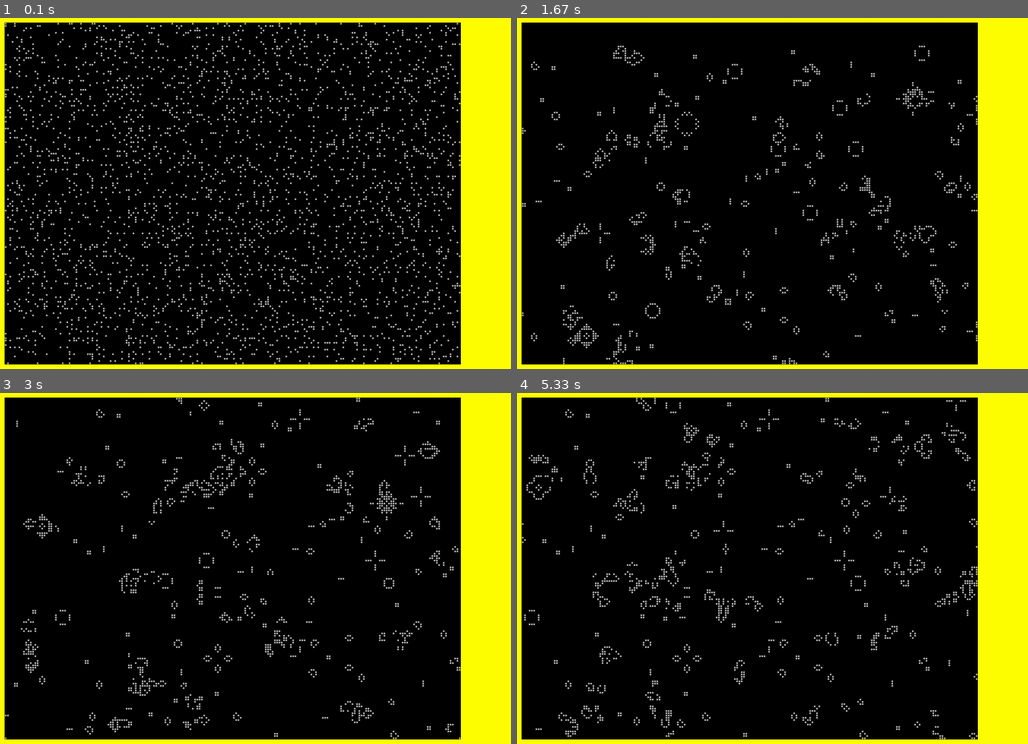
Above: before the commit, frames 1-4 (two rows, left to right).
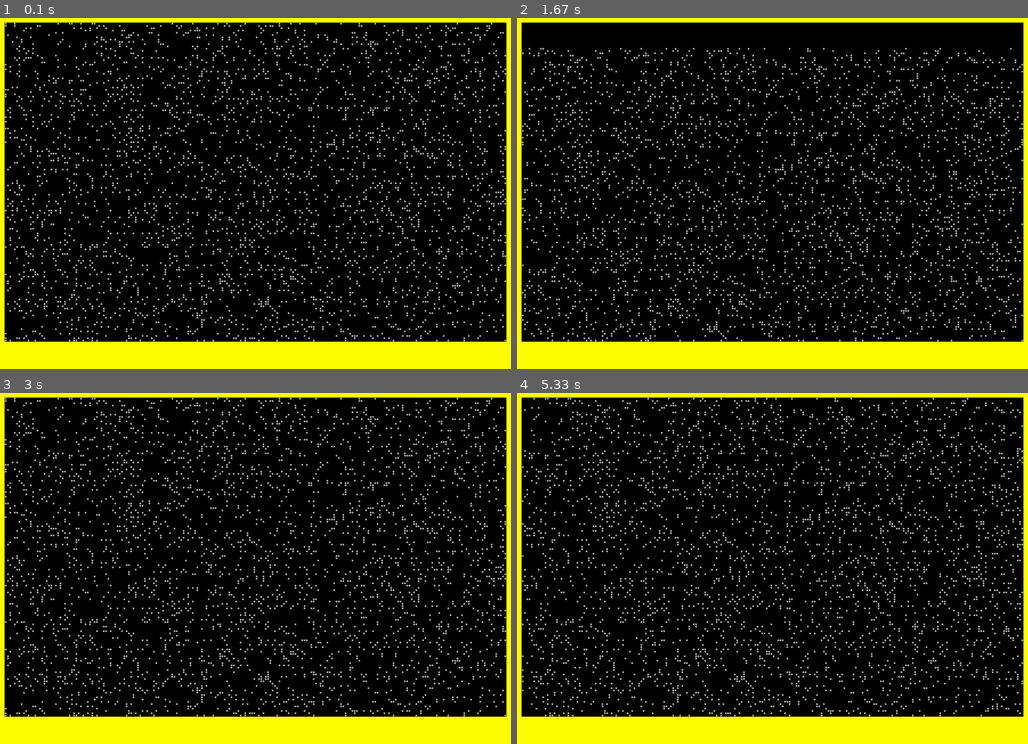
Above: after the commit, the same moments.

Repository: Paul-Asto/Conways-Game-of-Life-in-Python-PyGame
Game: pygame game, started from main.py
Same seed, same stepped clock (60 frames per second), same inputs: the game is played once before the commit and once after it.
Inputs:
- Up to frame 1 (0.1 s): no input
- Up to frame 2 (1.67 s): hold Right 0.33-0.8 s; hold Up 0.83-1.13 s; hold Right 1.17-1.63 s
- Up to frame 3 (3 s): hold Left 1.67-2.2 s; hold Down 2.23-2.53 s; hold Left 2.57-2.97 s
- Up to frame 4 (5.33 s): hold Up 3-3.37 s; hold Right 3.4-4.03 s; hold Down 4.07-4.43 s; hold Left 4.47-4.93 s; hold Right from 4.97 s (still down)

The runs differ from the first frame. In frame 1, 14% of the frame differs, in the area x 0-100%, y 1-99%; in frame 2, 25%; in frame 3, 25%; in frame 4, 26%.

Commit message:
Se añade la funcionalidad de zoom en el mundo

Diff:
--- a/demo_main.py
+++ b/demo_main.py
@@ -2,10 +2,10 @@
 from src.core.infinite_board import ConwaysInfiniteBoard
 from src.data_cells import coords_random_cells
 
-from src.cardinal import gen_coord_off_matriz
+from src.coordinate import gen_coord_off_matriz
 
 
-from src.cardinal import (
+from src.coordinate import (
     Coord,
     VECTOR_DOWN,
     VECTOR_LEFT,
@@ -62,33 +62,61 @@
     *coords_random_cells
 )
 
-ciclos = 1
 
-while True:
-    print("\033[H\033[J", end="")
-    print(view_board.view())
-    print()
-    print(f"Coordenada: actual: ", view_board.coords[0].value)
-    print(f"Total de celdas vivas: {len(game.board.content)}")
 
-    if len(game.board.content) == 0:
-        break
 
-    if keyboard.is_pressed("up"):
-        view_board.mov_coords(VECTOR_UP)
+import asyncio
 
-    if keyboard.is_pressed("down"):
-        view_board.mov_coords(VECTOR_DOWN)
+async def main():
 
-    if keyboard.is_pressed("left"):
-        view_board.mov_coords(VECTOR_LEFT)
 
-    if keyboard.is_pressed("right"):
-        view_board.mov_coords(VECTOR_RIGHT)
+    task_1 = asyncio.create_task(read_events())
+    task_2 = asyncio.create_task(update_screen())
 
-    ciclos += 1
+    await task_1
+    await task_2
 
-    game.next_turn()
-    sleep(0.1)
 
-print("Ciclos totales: ", ciclos)
+
+async def read_events():
+    while True:
+        if len(game.board.content) == 0:
+            break
+
+        if keyboard.is_pressed("up"):
+            view_board.mov_coords(VECTOR_UP)
+
+        if keyboard.is_pressed("down"):
+            view_board.mov_coords(VECTOR_DOWN)
+
+        if keyboard.is_pressed("left"):
+            view_board.mov_coords(VECTOR_LEFT)
+
+        if keyboard.is_pressed("right"):
+            view_board.mov_coords(VECTOR_RIGHT)
+
+        await asyncio.sleep(0.01)
+
+
+async def update_screen():
+    ciclos = 1
+    while True:
+        print("\033[H\033[J", end="")
+        print(view_board.view())
+        print()
+        print(f"Coordenada: actual: ", view_board.coords[0].value)
+        print(f"Total de celdas vivas: {len(game.board.content)}")
+
+        if len(game.board.content) == 0:
+            break
+
+        ciclos += 1
+
+        game.next_turn()
+        await asyncio.sleep(0.1)
+
+    print("Ciclos totales: ", ciclos)
+
+
+
+asyncio.run(main())
--- a/main.py
+++ b/main.py
@@ -13,7 +13,8 @@
 
 view_board = ViewBoard(
     topleft= (50, 20),
-    size= (150, 200),
+    size= (1100, 700),
+    view_size= (1100, 700),
     size_cell=(5, 5),
     )
 
--- a/src/core/game.py
+++ b/src/core/game.py
@@ -1,5 +1,5 @@
 from src.core.infinite_board import ConwaysInfiniteBoard
-from src.cardinal import (
+from src.coordinate import (
     Coord,
 
     VECTOR_UP,
--- a/src/ui/app.py
+++ b/src/ui/app.py
@@ -5,7 +5,7 @@
 from time import sleep
 from src.colors import COLOR_BLACK, COLOR_WHITE
 import asyncio
-from src.cardinal import (
+from src.coordinate import (
     VECTOR_LEFT,
     VECTOR_DOWN,
     VECTOR_UP,
@@ -17,19 +17,44 @@
     def __init__(self, size_window: tuple[int, int], game: ConwayGame, view_board: ViewBoard):
         self.screen: pg.Surface = pg.display.set_mode(size_window, pg.RESIZABLE | pg.DOUBLEBUF)
         self.game: ConwayGame = game
+        self.view_board: ViewBoard = view_board
         self.running: bool = True
-        self.view_board: ViewBoard = view_board
+        self.running_game = False
+
+        self.mouse_in_pressed: bool = False
+        self.ultimate_coord_mouse: tuple[int, int] = (0, 0)
 
 
     async def run(self):
         pg.init()
+
+        task_draw_screen = asyncio.create_task(self.draw_screen())
+        task_read_events = asyncio.create_task(self.read_events())
+        task_iteration_game = asyncio.create_task(self.iteration_game())
+
+        await task_draw_screen
+        await task_read_events
+        await task_iteration_game
+
+        pg.quit()
+
+
+    async def draw_screen(self):
         clock = pg.time.Clock()
-
-        asyncio.create_task(self.read_events())
-        asyncio.create_task(self.iteration_game())
 
         while self.running:
             self.screen.fill((255, 255, 0))
+
+            if self.mouse_in_pressed:
+                coord_mouse = pg.mouse.get_pos()
+                coord_rect: tuple[int, int] = self.view_board.get_coord_off_event_click(coord_mouse)
+
+                if self.ultimate_coord_mouse != coord_rect:
+                        if self.view_board.verify_click(coord_mouse):
+                            coord_cell: tuple[int, int] = self.view_board.get_coord_off_cell(coord_rect)
+
+                            self.game.switch_cell(coord_cell)
+                            self.ultimate_coord_mouse = coord_rect
 
             for coord_cell in  self.game.board.coords_off_active_cell:
                 self.view_board.load_view_rect(coord_cell, COLOR_WHITE)
@@ -47,21 +72,29 @@
 
 
 
-        pg.quit()
-
-
     async def read_events(self):
         while self.running:
             for event in pg.event.get():
                 if event.type == pg.QUIT:
                     self.running = False
 
-                if event.type == pg.MOUSEBUTTONDOWN:
-                    if self.view_board.verify_click(event):
-                        coord_rect: tuple[int, int] = self.view_board.get_coord_off_event_click(event.pos)
-                        coord_cell: tuple[int, int] = self.view_board.get_coord_off_cell(coord_rect)
+                elif event.type == pg.KEYDOWN:
+                    if event.key == pg.K_p:
+                        self.running_game = False if self.running_game else True
 
-                        self.game.switch_cell(coord_cell)
+                elif event.type == pg.MOUSEBUTTONDOWN:
+                    if event.button == 1:
+                        self.mouse_in_pressed = True
+
+                    elif event.button == 4:
+                        self.view_board.maximize_scale()
+
+                    elif event.button == 5:
+                        self.view_board.minimize_scale()
+
+                elif event.type == pg.MOUSEBUTTONUP:
+                    if event.button == 1:
+                        self.mouse_in_pressed = False
 
 
             keys = pg.key.get_pressed()
@@ -78,10 +111,13 @@
             elif keys[pg.K_RIGHT]:
                 self.view_board.mov_coord_cursor(VECTOR_RIGHT)
 
+
             await asyncio.sleep(0.01)
 
 
     async def iteration_game(self):
         while self.running:
-            self.game.next_turn()
-            await asyncio.sleep(0.1)
+            if self.running_game:
+                self.game.next_turn()
+
+            await asyncio.sleep(0.05)
--- a/src/ui/widgets.py
+++ b/src/ui/widgets.py
@@ -1,6 +1,6 @@
 import pygame as pg
 from src.colors import COLOR_BLACK, COLOR_WHITE
-from src.cardinal import (
+from src.coordinate  import (
     gen_coord_off_matriz,
     Coord,
     Vector,
@@ -8,36 +8,45 @@
 
 
 
-
 class ViewBoard:
 
-    def __init__(self, topleft: tuple[int, int], size: tuple[int, int], size_cell: tuple[int, int]):
+    def __init__(
+            self,
+            topleft: tuple[int, int],
+            view_size: tuple[int, int],
+            size: tuple[int, int],
+            size_cell: tuple[int, int]
+
+        ):
+
+        self.zoom_factor: float = 1
+        self.change_zoom_factor: float = 0.1
+        self.min_zoom: float = 0.75
+        self.max_zoom: float = 4
+
         self.coord_cursor: Coord = Coord(0, 0)
 
-        self.topleft: tuple[int, int] = topleft
+        self.topleft_to_main: tuple[int, int] = topleft
+        self.topleft_to_big: tuple[int, int] = (0, 0)
 
-        self.size_y: int = size[0]
-        self.size_x: int = size[1]
+        self.lenght_y: int = size[0]
+        self.lenght_x: int = size[1]
 
-        self.size_cell_y: int = size_cell[0]
-        self.size_cell_x: int = size_cell[1]
+        self.init_size_cell_y: int = size_cell[0]
+        self.init_size_cell_x: int = size_cell[1]
 
-        self.size_board_y: int = self.size_y * self.size_cell_y
-        self.size_board_x: int = self.size_x * self.size_cell_x
+        self.size_big_y: int = self.lenght_y * self.init_size_cell_y
+        self.size_big_x: int = self.lenght_x * self.init_size_cell_x
+
+        self.size_view_y: int
+        self.size_view_x: int
 
 
-        self.surface: pg.Surface = pg.Surface((self.size_board_x, self.size_board_y))
-        self.content: dict[tuple[int, int], pg.Rect] = self.gen_init_content()
+        self.view_surface: pg.Surface = pg.Surface(view_size)
+        self.big_surface: pg.Surface = pg.Surface((self.size_big_x, self.size_big_y))
 
-        self.init_draw()
-
-
-    @property
-    def rect(self):
-        return self.surface.get_rect(center= (self.size_board_y // 2, self.size_board_x // 2))
-
-    def gen_init_content(self):
-        return {
+        # Creando y dibujando las celdas
+        self.content: dict[tuple[int, int], pg.Rect] = {
             (coord_y, coord_x) : pg.Rect(
                 coord_x * self.size_cell_x,
                 coord_y * self.size_cell_y,
@@ -45,23 +54,50 @@
                 self.size_cell_y,
             )
             for coord_y, coord_x in
-            gen_coord_off_matriz(0, self.size_y, 0, self.size_x)
+            gen_coord_off_matriz(0, self.lenght_y, 0, self.lenght_x)
         }
 
+        for rect in self.content.values():
+            pg.draw.rect(self.big_surface, COLOR_BLACK, rect)
+            pg.draw.rect(self.big_surface, COLOR_BLACK, rect, 1)
 
-    def init_draw(self):
-        for rect in self.content.values():
-            pg.draw.rect(self.surface, COLOR_BLACK, rect)
-            pg.draw.rect(self.surface, COLOR_BLACK, rect, 1)
+
+    @property
+    def size_cell_y(self) -> int:
+        return int(self.zoom_factor * self.init_size_cell_y)
+
+    @property
+    def size_cell_x(self) -> int:
+        return int(self.zoom_factor * self.init_size_cell_x)
+
+    def update_content(self):
+        for coord, rect in self.content.items():
+            y, x = coord
+            rect.left = x * self.size_cell_x
+            rect.top =  y * self.size_cell_y
+            rect.width = self.size_cell_x
+            rect.height = self.size_cell_y
+
+        if self.zoom_factor > 3:
+            for rect in self.content.values():
+                pg.draw.rect(self.big_surface, COLOR_BLACK, rect)
+                pg.draw.rect(self.big_surface, COLOR_WHITE, rect, 1)
+
+        else:
+            for rect in self.content.values():
+                pg.draw.rect(self.big_surface, COLOR_BLACK, rect)
+                pg.draw.rect(self.big_surface, COLOR_BLACK, rect, 1)
 
 
     def load_view(self, screen: pg.Surface):
-        screen.blit(self.surface, self.topleft)
+
+        self.view_surface.blit(self.big_surface, self.topleft_to_big)
+        screen.blit(self.view_surface, self.topleft_to_main)
 
 
     def get_coord_off_event_click(self, coord_click: tuple[int, int]) -> tuple[int, int]:
         click_x, click_y = coord_click
-        left, top = self.topleft
+        left, top = self.topleft_to_main
 
         coord_base_y: int = click_y - top
         coord_base_x: int = click_x - left
@@ -92,18 +128,36 @@
         if rect == None:
             return
 
-        pg.draw.rect(self.surface, color, rect)
-        pg.draw.rect(self.surface, COLOR_BLACK, rect, 1)
+        self.draw_cell(rect, color)
+
+    def draw_cell(self, rect, color: tuple[int, int, int]):
+        pg.draw.rect(self.big_surface, color, rect)
+
+        if self.zoom_factor > 3:
+            pg.draw.rect(self.big_surface, COLOR_WHITE, rect, 1)
+        else:
+            pg.draw.rect(self.big_surface, COLOR_BLACK, rect, 1)
 
 
     def mov_coord_cursor(self, vector: Vector):
         self.coord_cursor.move(vector)
 
 
-    def scalar(self, zoom_factor: int): ...
+
+    def maximize_scale(self):
+        new_zoom = self.zoom_factor + (self.zoom_factor * self.change_zoom_factor)
+        self.zoom_factor = min( new_zoom, self.max_zoom)
+        self.update_content()
 
 
-    def verify_click(self, event: pg.event.Event):
-        rect = self.surface.get_rect(topleft = self.topleft)
+    def minimize_scale(self):
+        new_zoom = self.zoom_factor - (self.zoom_factor * self.change_zoom_factor)
+        self.zoom_factor = max(new_zoom, self.min_zoom)
+        self.update_content()
 
-        return rect.collidepoint(event.pos)
+
+
+    def verify_click(self, coord: tuple[int, int]):
+        rect = self.big_surface.get_rect(topleft = self.topleft_to_main)
+
+        return rect.collidepoint(coord)
Renamed: src/cardinal.py -> src/coordinate.py
